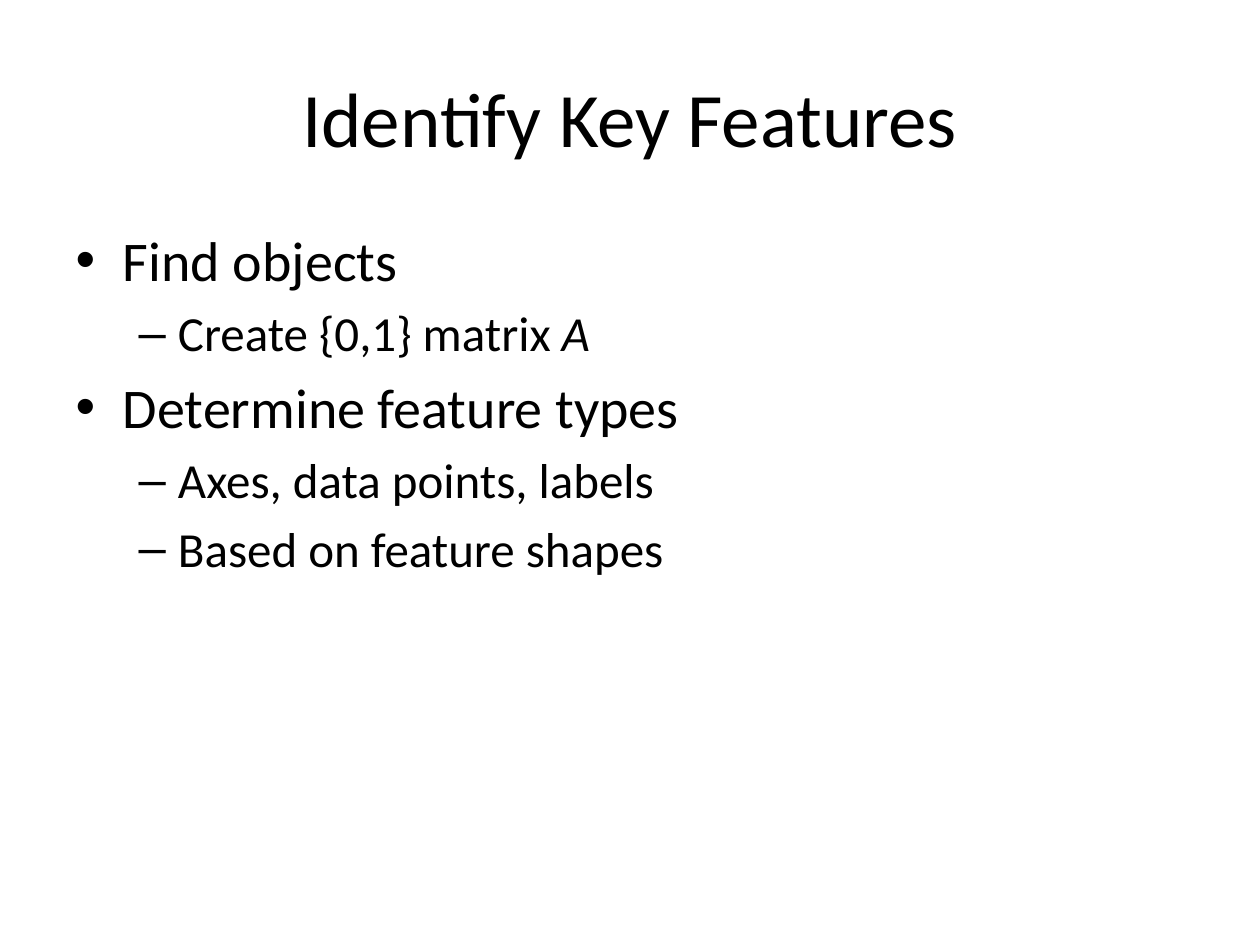
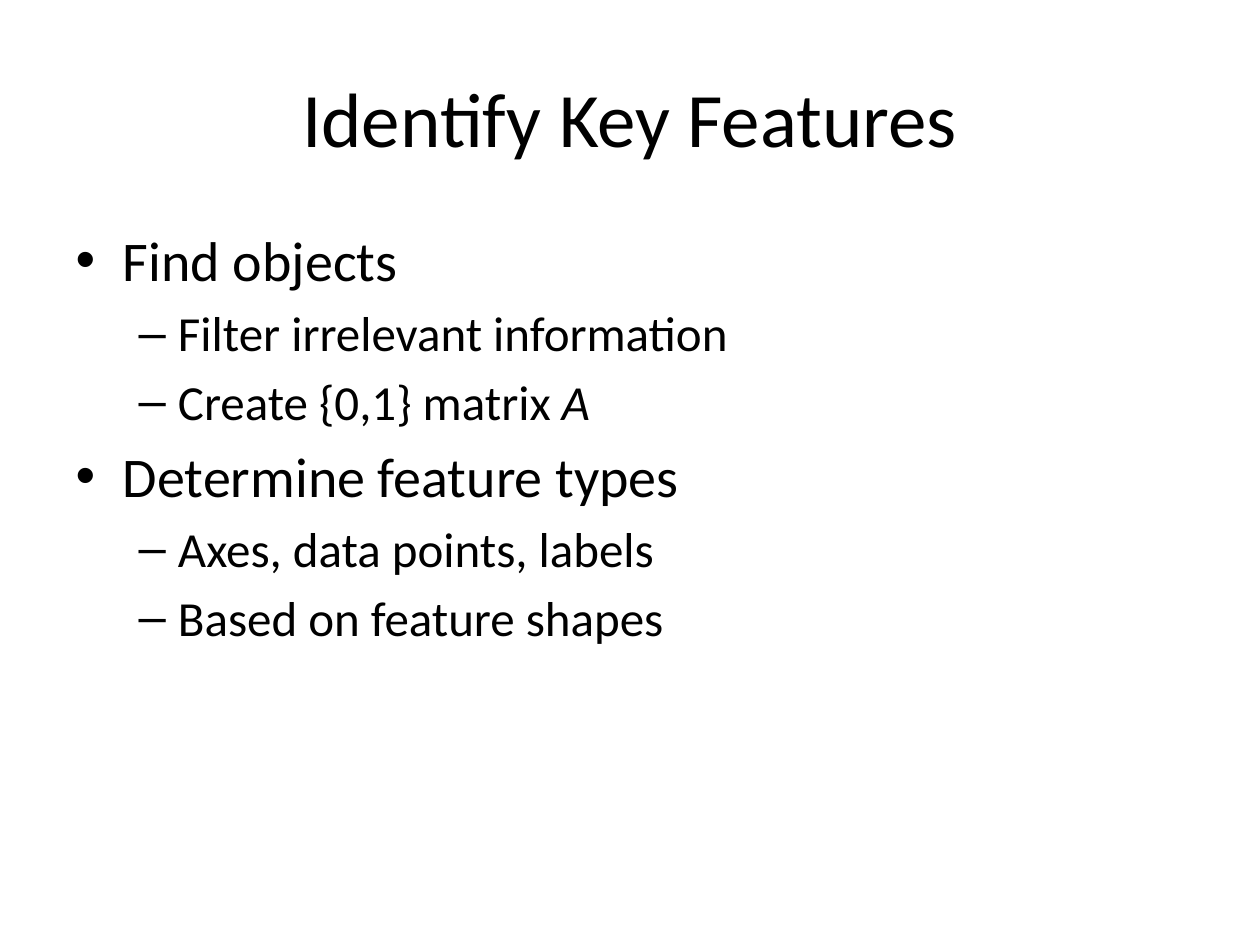
Before and after one commit to efriesen/CS270-Visualization, a slide deck: slide 4 of CS270-Presentation.pptx. Drawn at 1260x945 pixels with LibreOffice and Linux fonts; fonts in the diff are those of the drawing. Boxes give left, top, right and bottom in pixels: in the first picture for what was removed or moved away, otherwise in the second. Text is boxed around its words. In the diff, an @@ line names an element or a change of style, - is before the commit and + after.

```diff
--- a/CS270-Presentation.pptx
+++ b/CS270-Presentation.pptx
@@ text at [178,317,727,352]: paragraph added @@
+  – Filter irrelevant information
```
Also in this commit, not shown: 3 other slides changed.
